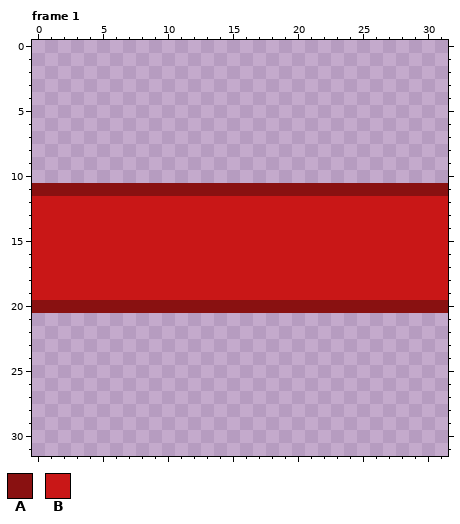
A pixel-art file gets an edit: sprites/MovementPreviewLine.ase. Above, as it was before the edit.
32x32 pixels, 4 frames. Shown: frame 1. The commit also changed other frames, which this record leaves out.
Palette (. is transparent): A #891111  B #c91717
Pixels before, frame 1, first column x 0:
11 AAAAAAAAAAAAAAAAAAAAAAAAAAAAAAAA
12 BBBBBBBBBBBBBBBBBBBBBBBBBBBBBBBB
13 BBBBBBBBBBBBBBBBBBBBBBBBBBBBBBBB
14 BBBBBBBBBBBBBBBBBBBBBBBBBBBBBBBB
15 BBBBBBBBBBBBBBBBBBBBBBBBBBBBBBBB
16 BBBBBBBBBBBBBBBBBBBBBBBBBBBBBBBB
17 BBBBBBBBBBBBBBBBBBBBBBBBBBBBBBBB
18 BBBBBBBBBBBBBBBBBBBBBBBBBBBBBBBB
19 BBBBBBBBBBBBBBBBBBBBBBBBBBBBBBBB
20 AAAAAAAAAAAAAAAAAAAAAAAAAAAAAAAA
Now the later version:
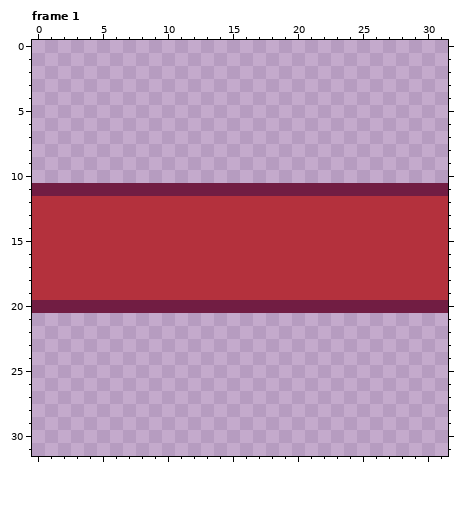
Author's note on the commit: valid movement tile previews and maximum movement range
Changes in this commit:
Colour A changes from #891111 to #711d43.
Colour B changes from #c91717 to #b4313d.
Where, in picture pixels (left, top, right, bottom), the same in both pictures:
changed: (32, 183, 448, 313)
